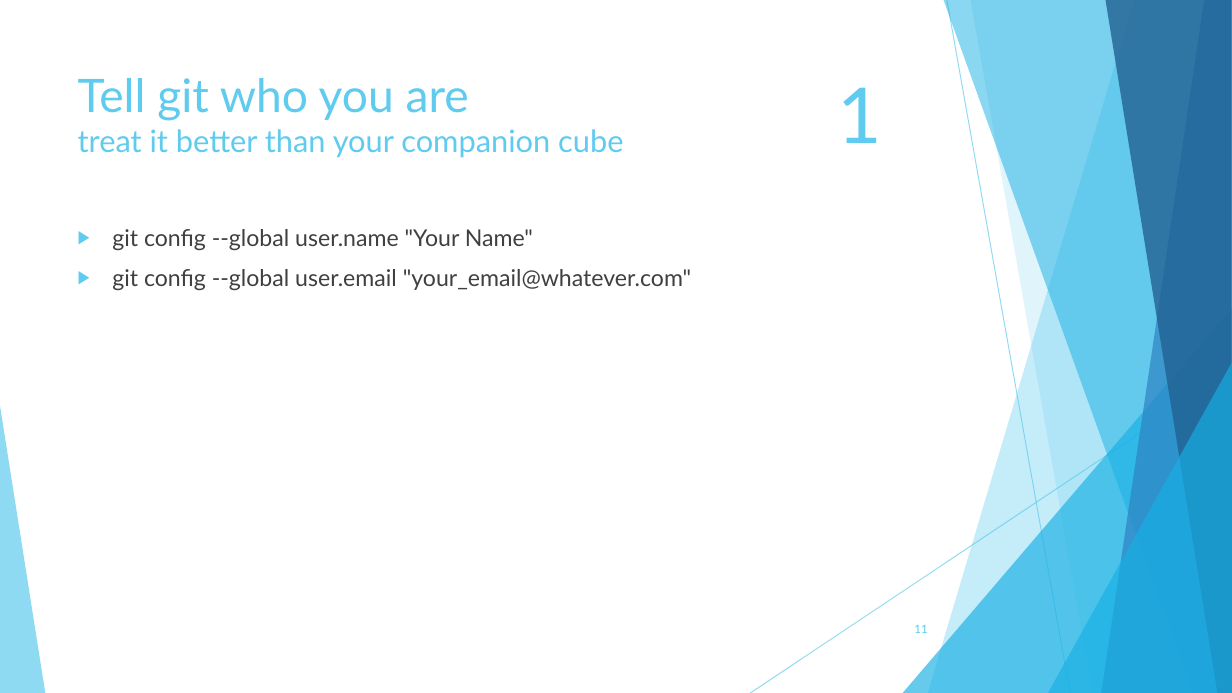
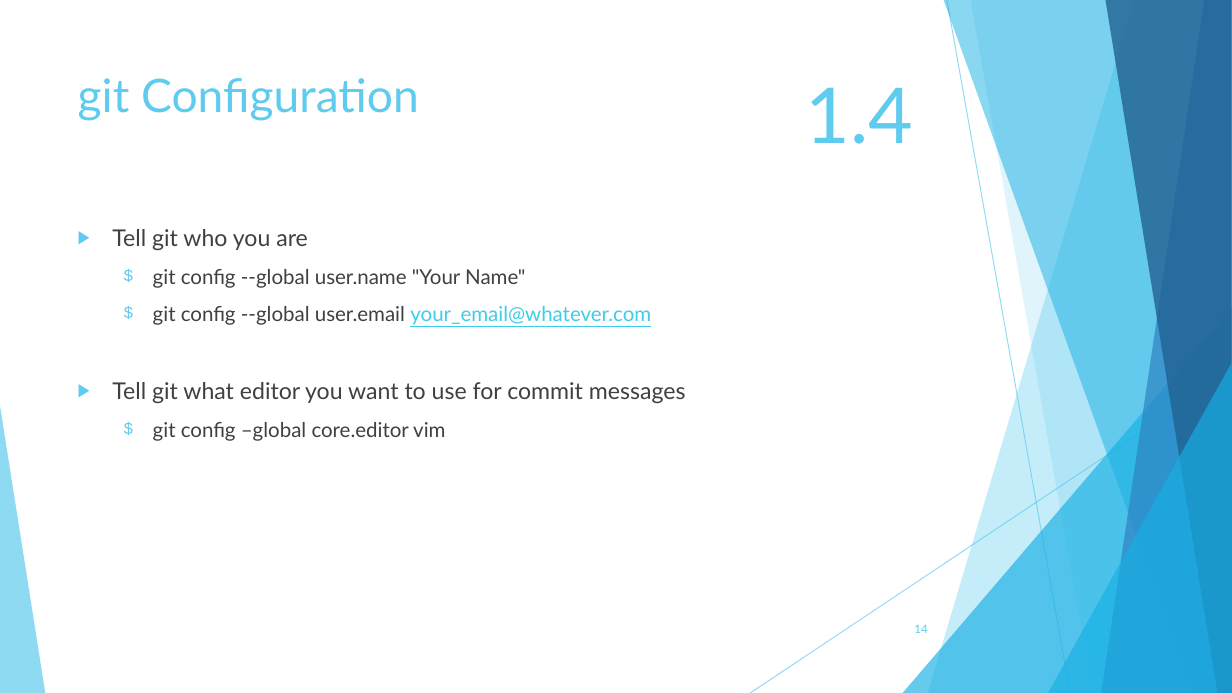
Before and after one commit to TechplexEngineer/GitCheatSheet, a slide deck: slide 14 of ppt/Getting started with GIT.pptx (slide 11 before the commit). Drawn at 1232x693 pixels with LibreOffice and Linux fonts; fonts in the diff are those of the drawing. Boxes give left, top, right and bottom in pixels: in the first picture for what was removed or moved away, otherwise in the second. Text is boxed around its words. In the diff, an @@ line names an element or a change of style, - is before the commit and + after.

```diff
--- a/ppt/Getting started with GIT.pptx
+++ b/ppt/Getting started with GIT.pptx
@@ title at [78,78,419,121]: text changed; size 24 to 36 pt @@
-Tell git who you are
-treat it better than your companion cube
+git Configuration
@@ text at [806,87,914,144]: text changed @@
-1
+1.4
@@ text at [112,229,308,250]: paragraph added @@
+▶ Tell git who you are
@@ text at [153,269,525,288]: size 18 to 16 pt in "git config --global user.name "Your Name""; bullet ▶ to $; list level 1 to 2 in "git config --global user.name "Your ..." @@
@@ text at [112,306,686,441]: text changed; size 18 to 16 pt @@
-▶ git config --global user.email "your_email@whatever.com"
+  $ git config --global user.email your_email@whatever.com
+▶ Tell git what editor you want to use for commit messages
+  $ git config –global core.editor vim
@@ page number at [914,624,927,633]: text changed @@
-11
+14
```
Also in this commit, not shown: 11 other slides changed, 11 slides added, 2 slides removed.
